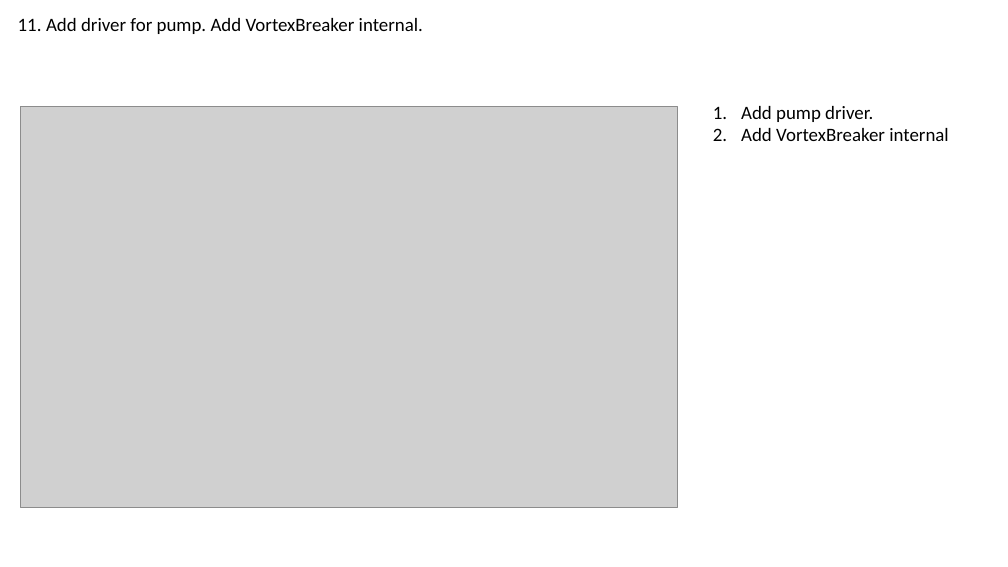
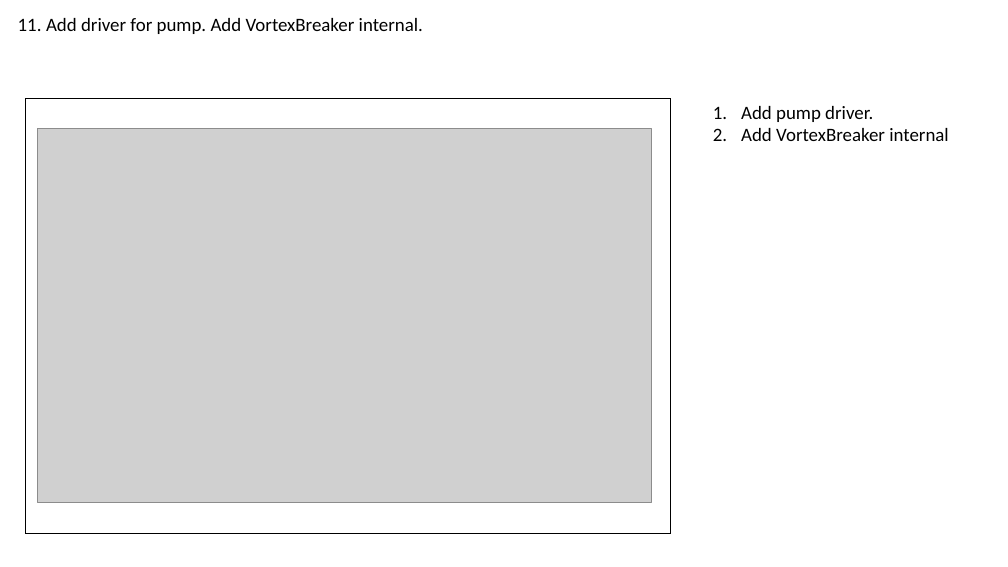
Before and after one commit to ToniaPedersen/DISCDEXPI, a slide deck: slide 14 of Blueprint/UseCases_PersistenID.pptx. Drawn at 1008x567 pixels with LibreOffice and Linux fonts; fonts in the diff are those of the drawing; grey boxes stand for pictures. Boxes give left, top, right and bottom in pixels: in the first picture for what was removed or moved away, otherwise in the second. Text is boxed around its words. In the diff, an @@ line names an element or a change of style, - is before the commit and + after.

```diff
--- a/Blueprint/UseCases_PersistenID.pptx
+++ b/Blueprint/UseCases_PersistenID.pptx
@@ table added at (26,98,671,533), 1 rows, 1 columns @@
+
@@ picture: place and size @@
-picture at (20,107,678,507)
+picture at (37,129,651,503)
```
Also in this commit, not shown: 10 other slides changed.
